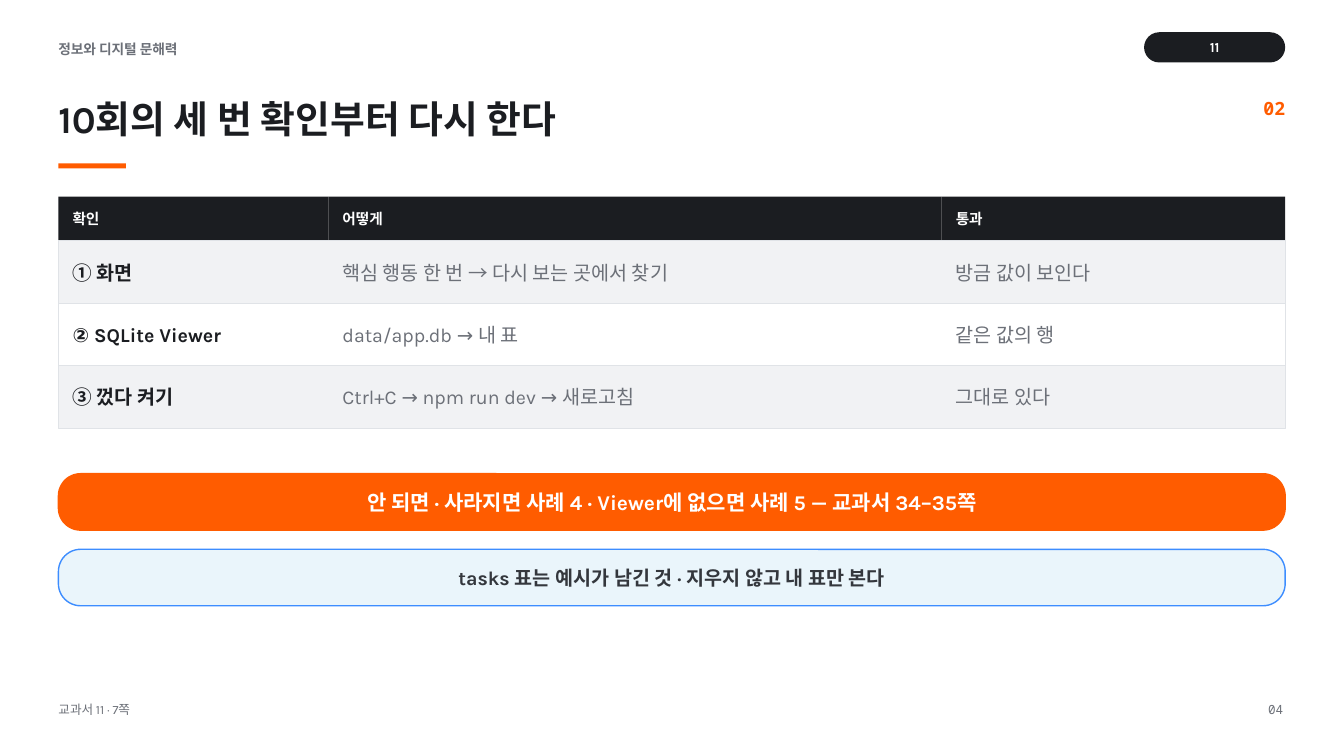
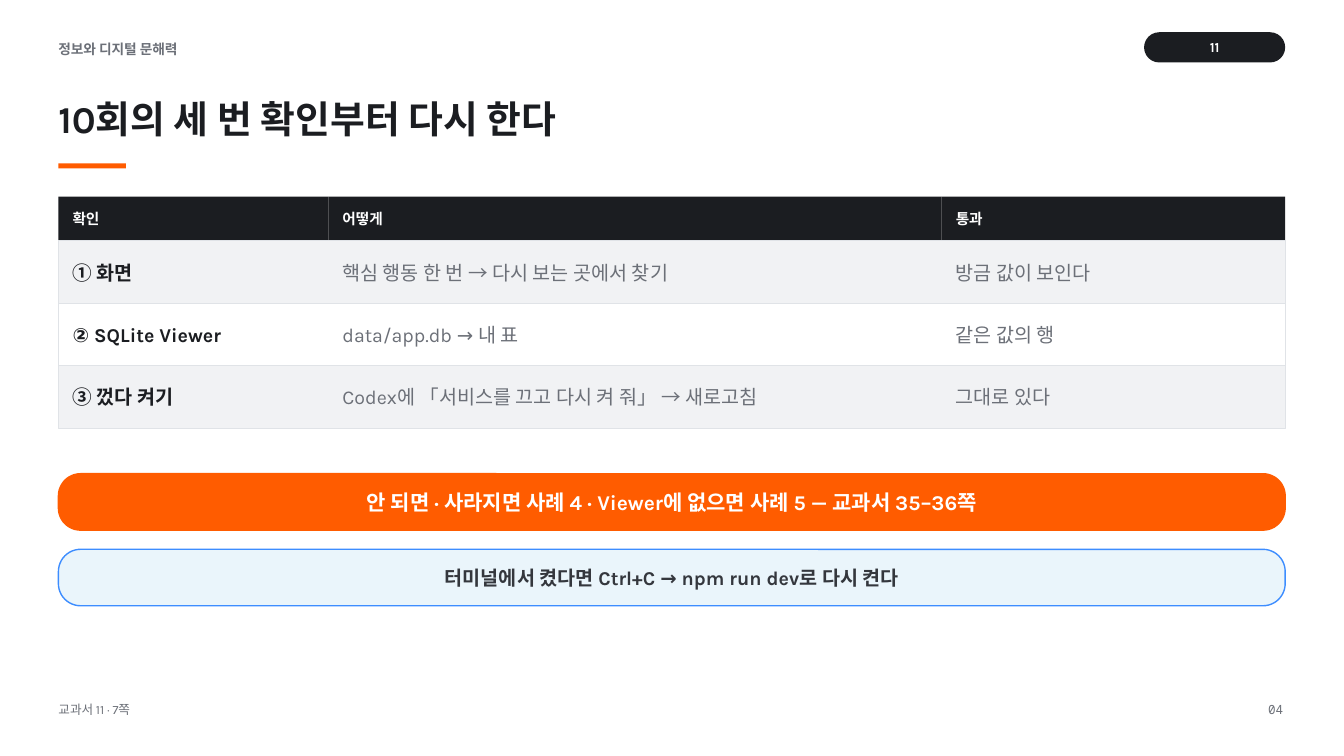
Before and after one commit to vcl-korea/2026-2nd-semester__jdh, a slide deck: slide 4 of 11/ppt/11_서비스_개발하기.pptx. Drawn at 1344x756 pixels with LibreOffice and Linux fonts; fonts in the diff are those of the drawing. Boxes give left, top, right and bottom in pixels: in the first picture for what was removed or moved away, otherwise in the second. Text is boxed around its words. In the diff, an @@ line names an element or a change of style, - is before the commit and + after.

```diff
--- a/11/ppt/11_서비스_개발하기.pptx
+++ b/11/ppt/11_서비스_개발하기.pptx
@@ text removed at (1263, 101, 1285, 115) @@
-02
@@ text at (342, 387, 757, 406): text changed @@
-Ctrl+C → npm run dev → 새로고침
+Codex에 「서비스를 끄고 다시 켜 줘」 → 새로고침
@@ text at (367, 492, 976, 512): text changed @@
-안 되면 · 사라지면 사례 4 · Viewer에 없으면 사례 5 — 교과서 34–35쪽
+안 되면 · 사라지면 사례 4 · Viewer에 없으면 사례 5 — 교과서 35–36쪽
@@ text at (445, 568, 899, 590): text changed @@
-tasks 표는 예시가 남긴 것 · 지우지 않고 내 표만 본다
+터미널에서 켰다면 Ctrl+C → npm run dev로 다시 켠다
```
Also in this commit, not shown: 15 other slides changed, 57 other files.
